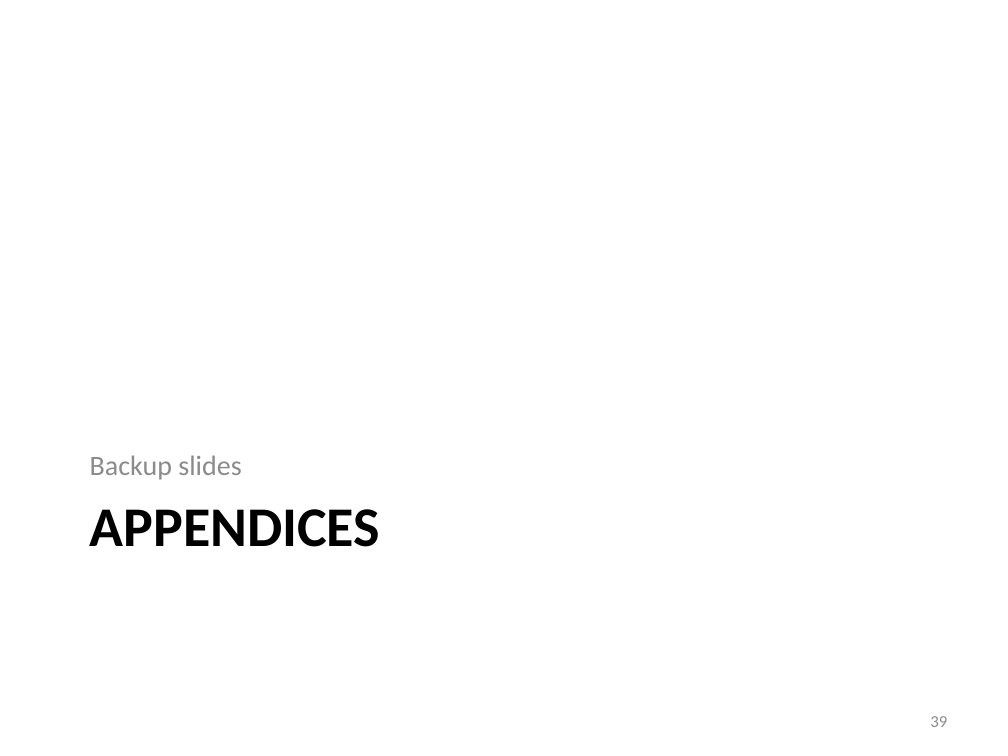
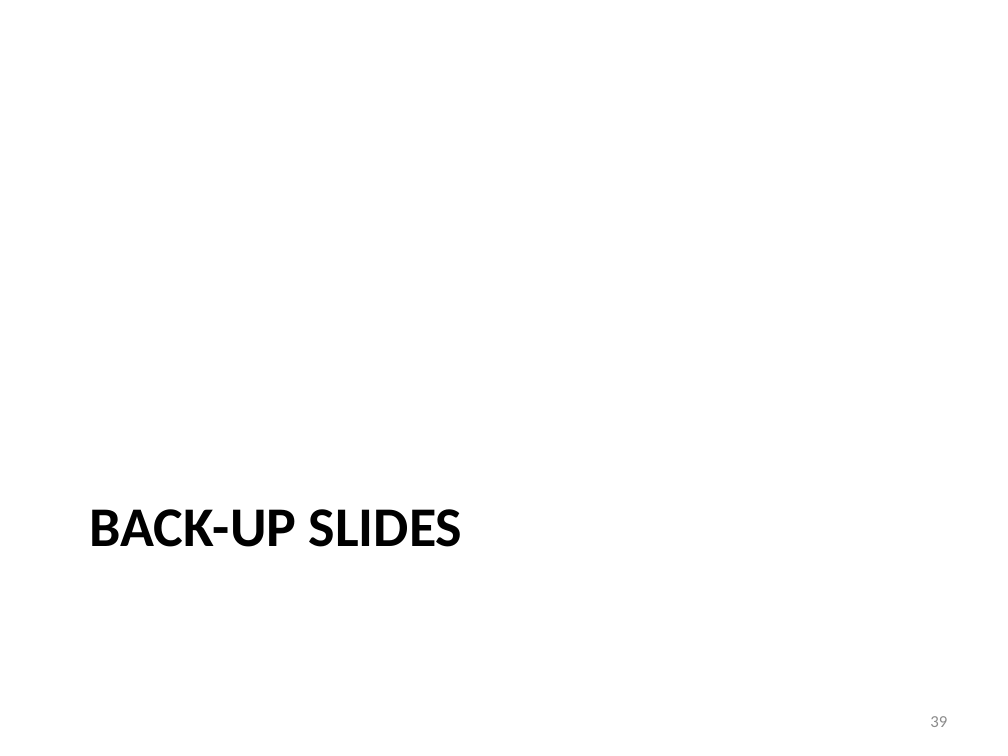
Before and after one commit to takhandipu/MSThesisPresentation, a slide deck: slide 39 of draft.pptx. Drawn at 1008x756 pixels with LibreOffice and Linux fonts; fonts in the diff are those of the drawing. Boxes give left, top, right and bottom in pixels: in the first picture for what was removed or moved away, otherwise in the second. Text is boxed around its words. In the diff, an @@ line names an element or a change of style, - is before the commit and + after.

```diff
--- a/draft.pptx
+++ b/draft.pptx
@@ text removed at [90, 455, 241, 480] @@
-Backup slides
@@ title at [90, 509, 462, 547]: text changed @@
-APPENDICES
+BACK-UP SLIDES
```
Also in this commit, not shown: 17 other slides changed, 1 slide added, 1 other file.
